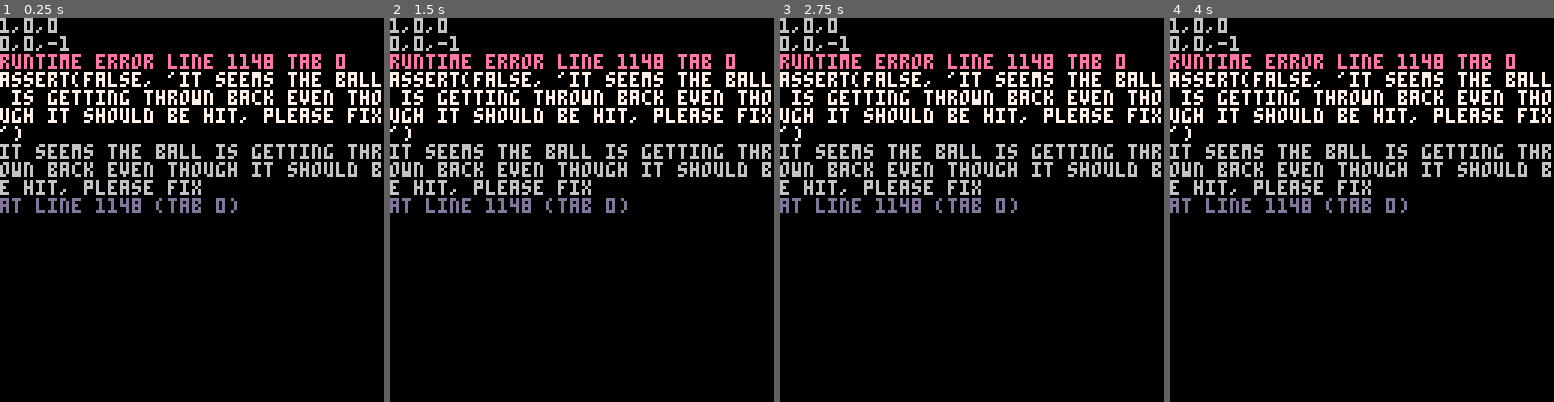
Above: before the commit, frames 1-4 (left to right).
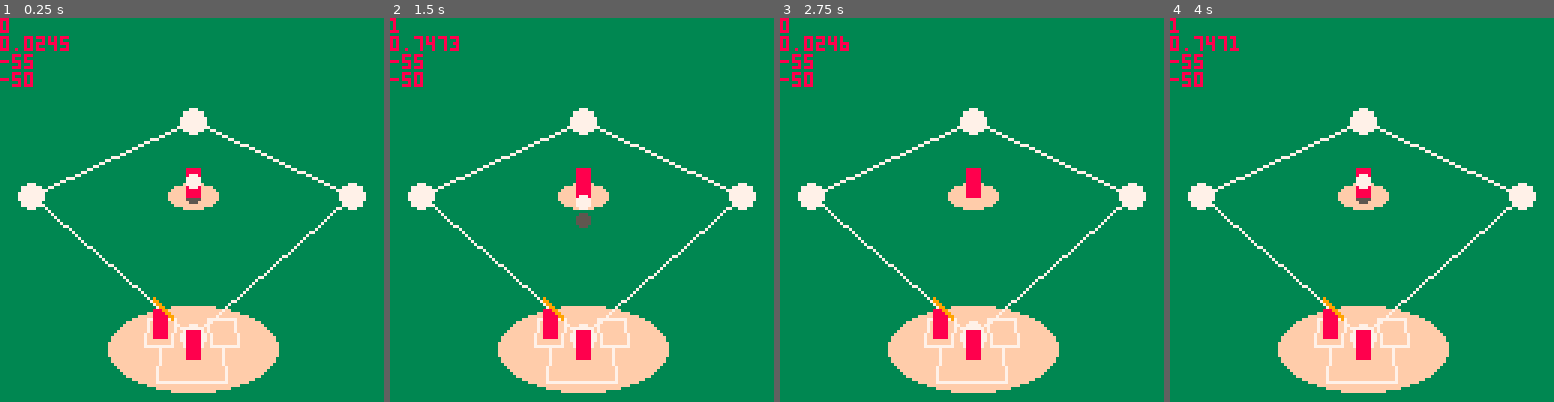
Above: after the commit, the same moments.

Repository: nucleartide/Baseball-WIth-Friends
Game: PICO-8 cartridge pico-baseball.p8
The game is run twice, just before and just after one commit, with the same random seed, the same clock (stepped at 60 frames per second) and the same inputs.
Inputs:
- Up to frame 1 (0.25 s): no input
- Up to frame 2 (1.5 s): tap O (Z key) at 0.33, 0.7, 1.43 s; tap X (X key) at 1.07 s
- Up to frame 3 (2.75 s): hold Left 1.97-2.37 s; tap X (X key) at 2.07, 2.4, 2.73 s; tap O (Z key) at 2.22 s; hold Down from 2.42 s (still down)
- Up to frame 4 (4 s): release Down at 2.82 s; hold Right 2.87-3.53 s; tap X (X key) at 3.07, 3.4, 3.73 s; tap O (Z key) at 3.1, 3.98 s; hold Up from 3.58 s (still down)

The runs differ from the first frame. In frame 1, 100% of the frame differs, in the area x 0-100%, y 0-100%; in frame 2, 100%; in frame 3, 100%; in frame 4, 100%.
Error before the commit: runtime error line 1148 tab 0; assert(false, 'it seems the ball is getting thrown back even though it should be hit, please fix'); it seems the ball is getting…

Commit message:
add bdd specs and tweak batting values

Diff:
--- a/baseball-with-friends.p8
+++ b/pico-baseball.p8
@@ -6,13 +6,11 @@
 
 #include utils.p8
 
---[[
-
-todo:
-
-- vec functions should just create new vectors
-
-]]
+ball_hit_z_range = 3 -- hit if ball is within 2.5 units on the z axis.
+ball_hit_y_range = 3 -- hit if ball is within 3 units on the y axis.
+ball_catch_radius = 2 -- catch if ball is within 2.5 units.
+-- note that ball_hit_z_range and ball_catch_radius should add to 5.
+debug = true
 
 -->8
 -- static objects.
@@ -396,7 +394,7 @@
         local y = m*x + b
 
         -- is in y range.
-        is_in_y_range = abs(y - ball_pos.y) < 3 -- sign should be useful for lift of the ball.
+        is_in_y_range = abs(y - ball_pos.y) < ball_hit_y_range -- sign should be useful for lift of the ball.
     end
 
     local is_in_z_range
@@ -405,7 +403,7 @@
         local x = ball_pos.z - a.z
         local b = a.z
         local z = m*x + b
-        is_in_z_range = abs(z - ball_pos.z) < 3
+        is_in_z_range = abs(z - ball_pos.z) < ball_hit_z_range
     end
 
     if is_in_x_range and is_in_y_range and is_in_z_range then
@@ -431,7 +429,6 @@
 
         -- multiply the magnitude and bat direction to get the projection vector.
         local projection_vector = vec3_mul(bat_direction, magnitude_of_projection)
-        printh('is it me you are looking for:')
         vec3_print(ball_in_pivot_space, true)
         vec3_print(projection_vector, true)
 
@@ -440,13 +437,12 @@
         vec3_print(direction_vector, true)
         direction_vector = vec3_normalize2(direction_vector)
         vec3_print(direction_vector, true)
-        assert(false)
 
         -- set the ball's velocity to some arbitrary velocity for now. and test!
-        ball.vel.x = direction_vector.x * 10
-        ball.vel.y = direction_vector.y * 10
-        ball.vel.z = direction_vector.z * 10
-        assert(false, '')
+        ball.vel.x = direction_vector.x * 20
+        ball.vel.y = direction_vector.y * 20
+        ball.vel.z = abs(direction_vector.z) * 20
+        printh('ball was hit')
     end
 end
 
@@ -561,8 +557,6 @@
     return knob_pos, bat_end_pos
 end
 
-assert(false, 'it seems the ball is getting thrown back even though it should be hit, please fix')
-
 -- todo: compute the rotation of the bat in update, not in draw.
 function draw_batter(b)
     -- precondition.
@@ -587,12 +581,41 @@
         local angle = b.reticle_z_angle
         local bat_end = vec3(0, b.pivot_to_bat_knob_len + b.bat_knob_to_bat_end_len, 0)
         local rotated_reticle = rotate_angle_axis(bat_end, angle, vec3(0, 0, 1))
-
-        -- draw.
         local world_pos = get_batter_worldspace(b, bases[1])
         local pivot_pos = worldspace(world_pos, b.pivot)
+
+        -- draw.
+
+        if debug then
+            local downward = vec3_set(vec3(), rotated_reticle)
+            downward.y -= ball_hit_y_range
+            local sx, sy = world2screen(worldspace(pivot_pos, downward))
+            circ(sx, sy, 1, 11)
+        end
+
+        if debug then
+            local forward = vec3_set(vec3(), rotated_reticle)
+            forward.z += ball_hit_z_range
+            local sx, sy = world2screen(worldspace(pivot_pos, forward))
+            circ(sx, sy, 1, 10)
+        end
+
         local sx, sy = world2screen(worldspace(pivot_pos, rotated_reticle))
         circ(sx, sy+2, 2, 9)
+
+        if debug then
+            local upward = vec3_set(vec3(), rotated_reticle)
+            upward.y += ball_hit_y_range
+            local sx, sy = world2screen(worldspace(pivot_pos, upward))
+            circ(sx, sy, 1, 11)
+        end
+
+        if debug then
+            local backward = vec3_set(vec3(), rotated_reticle)
+            backward.z -= ball_hit_z_range
+            local sx, sy = world2screen(worldspace(pivot_pos, backward))
+            circ(sx, sy, 1, 10)
+        end
     end
 end
 
@@ -726,7 +749,7 @@
 end
 
 function simulate_as_rigidbody(b, fielders)
-    assert(fielders~=nil)
+    -- assert(fielders~=nil)
     local spare1, spare2 = vec3(), vec3()
 
     -- update vel.
@@ -742,7 +765,7 @@
     if (b.pos.y<0) b.pos.y=0
     -- if (b.pos.y<=0) vec3_zero(b.vel)
 
-    pick_up_ball_if_nearby(b, fielders)
+    -- pick_up_ball_if_nearby(b, fielders)
 end
 
 function throw_ball(b, trajectory)
@@ -781,7 +804,7 @@
     assert(#fielders>0)
     for f in all(fielders) do
         local d = distance2(get_fielder_midpoint(f), b.pos, nil, nil, nil)
-        if d<5 then
+        if d<ball_catch_radius then
             b.state = ball_holding
 
             if f~=pitcher1 then
@@ -815,8 +838,6 @@
     -- update the ball's position.
     local t = b.t / b.throw_duration
     cubic_bezier_fixed_sample(100, b.trajectory, t, b.pos)
-
-    vec3_print(b.pos, true)
 
     -- if the ball has been thrown, then
     if t>.2 then
@@ -953,17 +974,34 @@
 end
 
 function update_game()
+
+    --
     -- bookkeeping.
+    --
+
     btnr_update()
+
+    --
+    -- game logic.
+    --
 
     update_fielder(pitcher1)
     update_batter(batter1)
 
+    --
+    -- ball updates.
+    --
+
     if ball1.state == ball_throwing then
         animate_thrown_ball(ball1)
-    end
-
+    elseif ball1.state == ball_idle_physical_obj then
+        simulate_as_rigidbody(ball1)
+    end
+
+    --
     -- bookkeeping.
+    --
+
     count_down_timers()
 end
 
@@ -972,6 +1010,8 @@
 
     print(ball1.state)
     print(stat(1))
+    print(fielders[1].pos.z)
+    print(batter1.pos.z)
 
     -- draw sand around home plate.
     do
Not shown, added: test.feature
